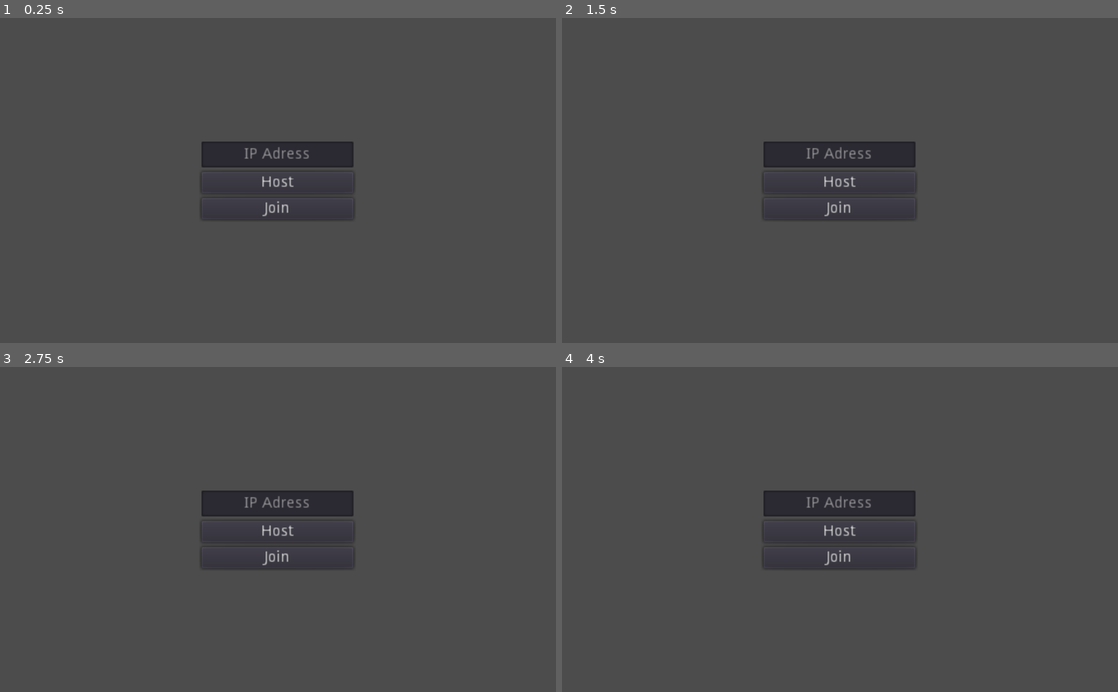
Above: before the commit, frames 1-4 (two rows, left to right).
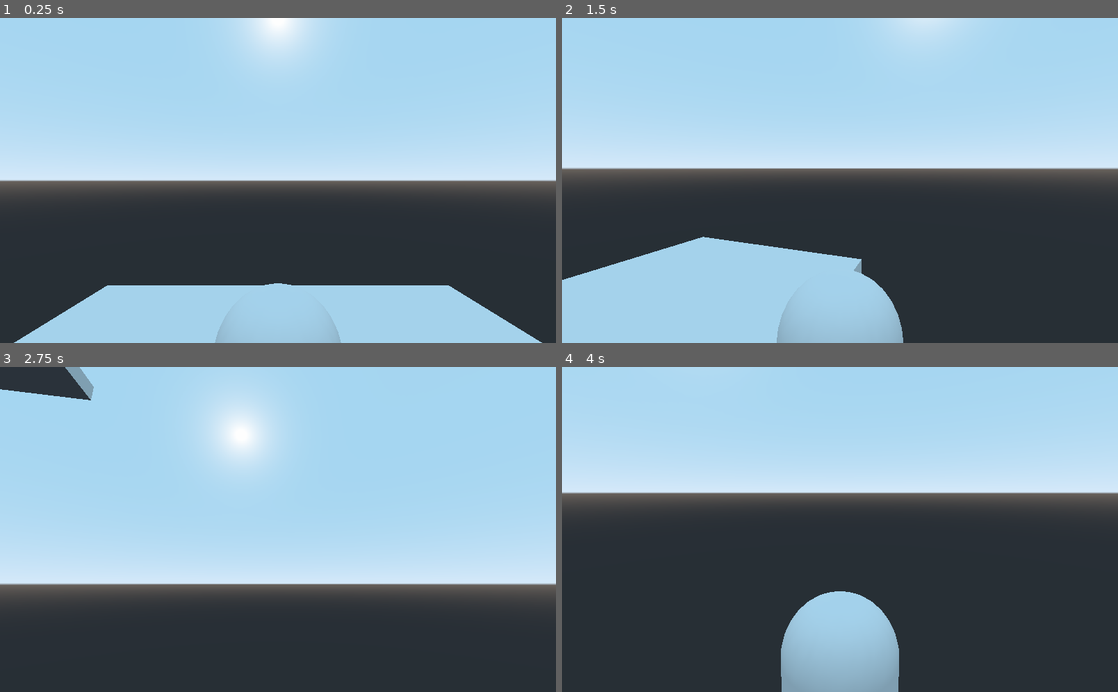
Above: after the commit, the same moments.

Repository: Leopc1977/Doom-like
Game: Godot game, scene res://scenes/testScene.tscn
The game is run twice, just before and just after one commit, with the same random seed, the same clock (stepped at 60 frames per second) and the same inputs. Before the commit the project starts from res://scenes/world.tscn.
Inputs (mouse positions are in pixels of both pictures, inside the frame that each line leads up to):
- Up to frame 1 (0.25 s): no input
- Up to frame 2 (1.5 s): move the mouse to (962, 164) at 0.52 s; hold D (right) 0.53-1.28 s; hold Shift (sprint) 0.53-1.28 s; tap Space (jump) at 0.77, 1.07 s; tap E (interaction, bound only after the commit) at 0.8, 1.35 s; move the mouse to (728, 196) at 1.27 s; hold S (backward) from 1.28 s (still down)
- Up to frame 3 (2.75 s): tap Space (jump) at 1.52, 1.55, 1.82, 2.1 s; move the mouse to (333, 458) at 2.02 s; release S (backward) at 2.03 s; hold D (right) from 2.03 s (still down); hold Shift (sprint) from 2.03 s (still down)
- Up to frame 4 (4 s): move the mouse to (812, 594) at 2.77 s; release D (right) at 2.78 s; release Shift (sprint) at 2.78 s; hold W (forward) 2.78-3.53 s; tap Shift (sprint) at 2.85 s; tap Space (jump) at 3.02, 3.32, 3.77, 3.8 s; tap E (interaction, bound only after the commit) at 3.05, 3.6 s; tap Enter at 3.5 s; move the mouse to (1006, 578) at 3.52 s; hold A (left) from 3.53 s (still down)

The runs differ from the first frame. In frame 1, 93% of the frame differs, in the area x 0-100%, y 0-100%; in frame 2, 92%; in frame 3, 94%; in frame 4, 91%.

Commit message:
Coffre

Diff:
--- a/NetworkEngine/network.gd
+++ b/NetworkEngine/network.gd
@@ -29,7 +29,7 @@
 	get_tree().network_peer = client
 
 func _connected_to_server():
-	print("Connected to the server")
+	print("[CLIENT]: Connected to the server")
 
 func _server_disconnected():
 	print("Disconnected from the server")
--- /dev/null
+++ b/Prefabs/chest/chest.gd
@@ -0,0 +1,11 @@
+extends StaticBody
+
+var is_opened = false
+
+signal open_chest
+
+func _ready():
+	connect("open_chest",self,"_open_chest")
+
+func _open_chest():
+	self.queue_free()
--- /dev/null
+++ b/Prefabs/chest/chest.tscn
@@ -0,0 +1,19 @@
+[gd_scene load_steps=4 format=2]
+
+[ext_resource path="res://Prefabs/chest/chest.gd" type="Script" id=1]
+
+[sub_resource type="CubeMesh" id=1]
+
+[sub_resource type="BoxShape" id=2]
+
+[node name="StaticBody" type="StaticBody"]
+script = ExtResource( 1 )
+
+[node name="MeshInstance" type="MeshInstance" parent="."]
+transform = Transform( 2, 0, 0, 0, 1, 0, 0, 0, 1, 0, 0, 0 )
+mesh = SubResource( 1 )
+material/0 = null
+
+[node name="CollisionShape" type="CollisionShape" parent="."]
+transform = Transform( 2, 0, 0, 0, 1, 0, 0, 0, 1, 0, 0, 0 )
+shape = SubResource( 2 )
--- /dev/null
+++ b/Prefabs/dalle/dalle.tscn
@@ -0,0 +1,16 @@
+[gd_scene load_steps=3 format=2]
+
+[sub_resource type="CubeMesh" id=1]
+
+[sub_resource type="BoxShape" id=2]
+
+[node name="StaticBody" type="StaticBody"]
+
+[node name="MeshInstance" type="MeshInstance" parent="."]
+transform = Transform( 1, 0, 0, 0, 0.25, 0, 0, 0, 1, 0, 0, 0 )
+mesh = SubResource( 1 )
+material/0 = null
+
+[node name="CollisionShape" type="CollisionShape" parent="."]
+transform = Transform( 1, 0, 0, 0, 0.25, 0, 0, 0, 1, 0, 0, 0 )
+shape = SubResource( 2 )
--- a/player/player.gd
+++ b/player/player.gd
@@ -5,6 +5,8 @@
 export(NodePath) onready var camera = get_node("CamRoot") as Spatial
 export(NodePath) onready var timer_network_update = get_node("TimerNetworkUpdate") as Timer
 export(NodePath) onready var tween_movement = get_node("TweenMovement") as Tween
+export(NodePath) onready var detect_chest = get_node("DetectChest") as RayCast
+export(NodePath) onready var ui_player = get_node("Control/VBoxContainer/Label") as Label
 
 #Deplacement
 var velocity = Vector3.ZERO
@@ -26,27 +28,38 @@
 var puppet_velocity = Vector3()
 #var puppet_rotation = Vector2() rotation de la tete
 
+#Chest
+var collision_chest = null
+
 func _ready():
 	Input.set_mouse_mode(Input.MOUSE_MODE_CAPTURED)
 
 func _process(delta):
 	window_activity()
 
+	#Chest
+	collision_chest = detect_chest.get_collider()
+	if collision_chest:
+		if collision_chest.name == "Chest":
+			ui_player.text = "Ouvrir le coffre (E)"
+	else:
+		ui_player.text = ""
+
 func _physics_process(delta):
-	if is_network_master():
-		#input direction
-		dir = Vector3.ZERO
-		if Input.is_action_pressed("forward"):
-			dir-=camera.global_transform.basis.z
-		if Input.is_action_pressed("backward"):
-			dir+=camera.global_transform.basis.z
-		if Input.is_action_pressed("left"):
-			dir-=camera.global_transform.basis.x
-		if Input.is_action_pressed("right"):
-			dir+=camera.global_transform.basis.x
+	#if is_network_master():
+	#input direction
+	dir = Vector3.ZERO
+	if Input.is_action_pressed("forward"):
+		dir-=camera.global_transform.basis.z
+	if Input.is_action_pressed("backward"):
+		dir+=camera.global_transform.basis.z
+	if Input.is_action_pressed("left"):
+		dir-=camera.global_transform.basis.x
+	if Input.is_action_pressed("right"):
+		dir+=camera.global_transform.basis.x
 
-		#normaliser les directions
-		dir = dir.normalized()
+	#normaliser les directions
+	dir = dir.normalized()
 
 	#gravity
 	velocity.y += GRAVITY*delta
@@ -54,36 +67,42 @@
 	#jump
 	if is_on_floor():
 		jump_cnt=0
-	if is_network_master():
-		if Input.is_action_just_pressed("jump") and jump_cnt<2:
-			jump_cnt+=1
-			velocity.y = JUMP_SPEED
+	#if is_network_master():
+	if Input.is_action_just_pressed("jump") and jump_cnt<2:
+		jump_cnt+=1
+		velocity.y = JUMP_SPEED
 
-		var speed = SPRINT_SPEED if Input.is_action_pressed("sprint") else SPEED
-		var target_vel = dir * speed
+	var speed = SPRINT_SPEED if Input.is_action_pressed("sprint") else SPEED
+	var target_vel = dir * speed
 
-		var accel = ACCEL if is_on_floor() else AIR_ACCEL
-		current_vel = current_vel.linear_interpolate(target_vel, accel*delta)
+	var accel = ACCEL if is_on_floor() else AIR_ACCEL
+	current_vel = current_vel.linear_interpolate(target_vel, accel*delta)
 
-		velocity.x = current_vel.x
-		velocity.z = current_vel.z
-	else:
+	velocity.x = current_vel.x
+	velocity.z = current_vel.z
+	"""else:
 		global_transform.origin = puppet_position
 
 		velocity.x = puppet_velocity.x
-		velocity.y = puppet_velocity.y
+		velocity.y = puppet_velocity.y"""
 
 	velocity = move_and_slide(velocity, Vector3.UP, true, 4, deg2rad(45))
 
+	#chest
+	if Input.is_action_just_pressed("interaction"):
+		if collision_chest:
+			if collision_chest.name == "Chest":
+				collision_chest.emit_signal("open_chest")
+
 func _input(event):
-	if is_network_master():
-		if event is InputEventMouseMotion:
-			#Rotation de la vue verticale
-			$CamRoot.rotate_x(deg2rad(event.relative.y*MOUSE_SENSITIVITY*-1))
-			$CamRoot.rotation_degrees.x = clamp($CamRoot.rotation_degrees.x,-75,75)
+	#if is_network_master():
+	if event is InputEventMouseMotion:
+		#Rotation de la vue verticale
+		$CamRoot.rotate_x(deg2rad(event.relative.y*MOUSE_SENSITIVITY*-1))
+		$CamRoot.rotation_degrees.x = clamp($CamRoot.rotation_degrees.x,-75,75)
 
-			#Rotation horizontal
-			self.rotate_y(deg2rad(event.relative.x*MOUSE_SENSITIVITY*-1))
+		#Rotation horizontal
+		self.rotate_y(deg2rad(event.relative.x*MOUSE_SENSITIVITY*-1))
 
 puppet func update_movement(p_position, p_velocity):#,p_rotation):
 	puppet_position = p_position
@@ -100,7 +119,6 @@
 		else:
 			Input.set_mouse_mode(Input.MOUSE_MODE_CAPTURED)
 
-
 func _on_TimerNetworkUpdate_timeout():
 	if is_network_master():
 		rpc_unreliable("update_movement",global_transform.origin, velocity)
--- a/player/player.tscn
+++ b/player/player.tscn
@@ -1,6 +1,7 @@
-[gd_scene load_steps=4 format=2]
+[gd_scene load_steps=5 format=2]
 
 [ext_resource path="res://player/player.gd" type="Script" id=1]
+[ext_resource path="res://player/ui_player.tscn" type="PackedScene" id=2]
 
 [sub_resource type="CapsuleMesh" id=1]
 radius = 0.5
@@ -15,6 +16,7 @@
 camera = NodePath("CamRoot")
 timer_network_update = NodePath("TimerNetworkUpdate")
 tween_movement = NodePath("TweenMovement")
+detect_chest = NodePath("DetectChest")
 
 [node name="MeshInstance" type="MeshInstance" parent="."]
 transform = Transform( 1, 0, 0, 0, -4.37114e-08, -1, 0, 1, -4.37114e-08, 0, 0.9, 0 )
@@ -36,4 +38,13 @@
 
 [node name="TweenMovement" type="Tween" parent="."]
 
+[node name="DetectChest" type="RayCast" parent="."]
+transform = Transform( 1, 0, 0, 0, 1, 0, 0, 0, 1, 0, 0.5, 0 )
+enabled = true
+cast_to = Vector3( 0, 0, -2 )
+collide_with_areas = true
+debug_shape_custom_color = Color( 0.85098, 0, 1, 1 )
+
+[node name="Control" parent="." instance=ExtResource( 2 )]
+
 [connection signal="timeout" from="TimerNetworkUpdate" to="." method="_on_TimerNetworkUpdate_timeout"]
--- /dev/null
+++ b/player/ui_player.tscn
@@ -0,0 +1,22 @@
+[gd_scene format=2]
+
+[node name="Control" type="Control"]
+anchor_right = 1.0
+anchor_bottom = 1.0
+__meta__ = {
+"_edit_use_anchors_": false
+}
+
+[node name="VBoxContainer" type="VBoxContainer" parent="."]
+margin_left = 400.0
+margin_top = 450.0
+margin_right = 600.0
+margin_bottom = 464.0
+__meta__ = {
+"_edit_use_anchors_": false
+}
+
+[node name="Label" type="Label" parent="VBoxContainer"]
+margin_right = 200.0
+margin_bottom = 14.0
+text = "Ouvrir le coffre (E)"
--- a/project.godot
+++ b/project.godot
@@ -11,7 +11,7 @@
 [application]
 
 config/name="Doom-like"
-run/main_scene="res://scenes/world.tscn"
+run/main_scene="res://scenes/testScene.tscn"
 config/icon="res://icon.png"
 
 [autoload]
@@ -51,6 +51,11 @@
 "events": [ Object(InputEventKey,"resource_local_to_scene":false,"resource_name":"","device":0,"alt":false,"shift":false,"control":false,"meta":false,"command":false,"pressed":false,"scancode":0,"physical_scancode":16777237,"unicode":0,"echo":false,"script":null)
  ]
 }
+interaction={
+"deadzone": 0.5,
+"events": [ Object(InputEventKey,"resource_local_to_scene":false,"resource_name":"","device":0,"alt":false,"shift":false,"control":false,"meta":false,"command":false,"pressed":false,"scancode":0,"physical_scancode":69,"unicode":0,"echo":false,"script":null)
+ ]
+}
 
 [physics]
 
--- /dev/null
+++ b/scenes/GeneratorMap.gd
@@ -0,0 +1,9 @@
+extends Spatial
+
+var dalle = preload("res://Prefabs/dalle/dalle.tscn")
+
+func _ready():
+	generate()
+
+func generate():
+	print("generate")
--- /dev/null
+++ b/scenes/testScene.tscn
@@ -0,0 +1,29 @@
+[gd_scene load_steps=5 format=2]
+
+[ext_resource path="res://player/player.tscn" type="PackedScene" id=1]
+[ext_resource path="res://scenes/GeneratorMap.gd" type="Script" id=2]
+
+[sub_resource type="CubeMesh" id=1]
+
+[sub_resource type="BoxShape" id=2]
+
+[node name="testScene" type="Spatial"]
+
+[node name="KinematicBody" parent="." instance=ExtResource( 1 )]
+transform = Transform( 1, 0, 0, 0, 1, 0, 0, 0, 1, 0, 5.82971, 1.76263 )
+
+[node name="Lobby" type="Spatial" parent="."]
+
+[node name="Floor" type="StaticBody" parent="Lobby"]
+
+[node name="MeshInstance" type="MeshInstance" parent="Lobby/Floor"]
+transform = Transform( 10, 0, 0, 0, 1, 0, 0, 0, 10, 0, 0, 0 )
+mesh = SubResource( 1 )
+material/0 = null
+
+[node name="CollisionShape" type="CollisionShape" parent="Lobby/Floor"]
+transform = Transform( 10, 0, 0, 0, 1, 0, 0, 0, 10, 0, 0, 0 )
+shape = SubResource( 2 )
+
+[node name="GeneratorMap" type="Spatial" parent="Lobby"]
+script = ExtResource( 2 )
--- a/scripts/GameManager.gd
+++ b/scripts/GameManager.gd
@@ -8,18 +8,17 @@
 
 	Global.connect("instance_player",self,"_instance_player")
 
-func _instance_player(id):
+func _instance_player(id,pseudo):
 	var player_instance = player.instance()
 	get_node("/root/World/Players").add_child(player_instance)
 	player_instance.set_network_master(id)
 	player_instance.name = str(id)
-
 	player_instance.global_transform.origin = Vector3(0,15,0)
 
 	print("New Instance Player: "+str(player_instance.get_network_master()))
 
 func _network_peer_connected(id):
-	_instance_player(id)
+	_instance_player(id,"")
 	print("Client: "+str(id)+" has connected")
 
 func _network_peer_disconnected(id):
Not shown, added: .mono/metadata/ide_messaging_meta.txt
Not shown, added: export_presets.cfg
